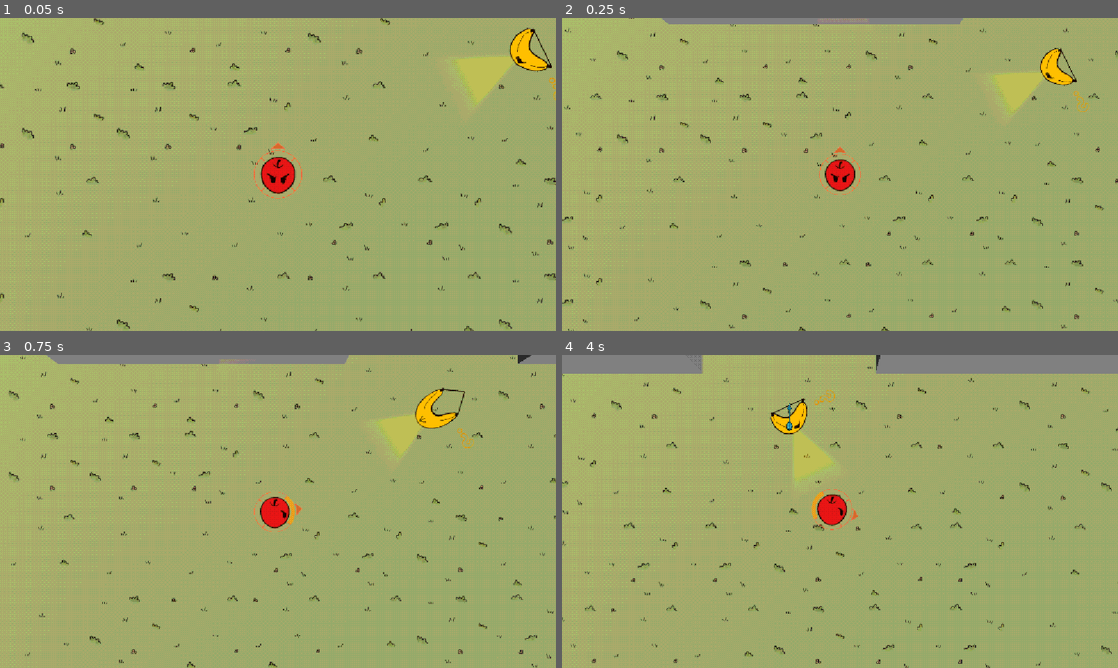
Above: before the commit, frames 1-4 (two rows, left to right).
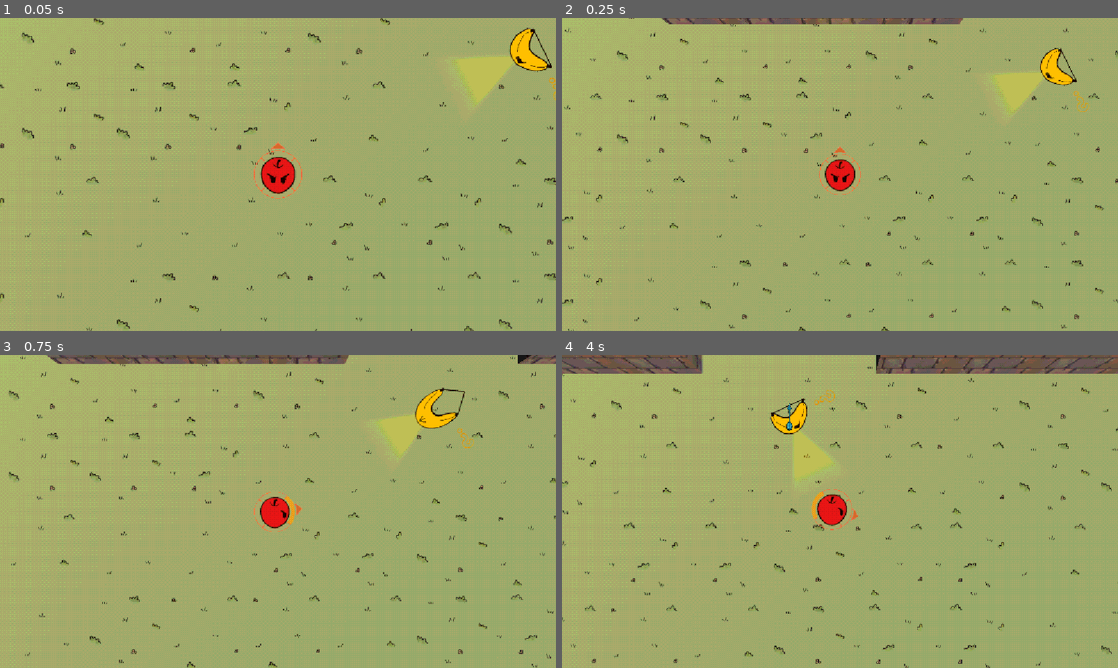
Above: after the commit, the same moments.

Repository: CasualShrub/arrow-head
Game: Godot game, scene res://scenes/levels/level_2.tscn
The game is run twice, just before and just after one commit, with the same random seed, the same clock (stepped at 60 frames per second) and the same inputs. This scene is started directly instead of the project's main scene. Sound files missing from this copy of the repository are replaced by a short silence.
Inputs (mouse positions are in pixels of both pictures, inside the frame that each line leads up to):
- Up to frame 1 (0.05 s): no input
- Up to frame 2 (0.25 s): no input
- Up to frame 3 (0.75 s): tap Enter at 0.5 s; move the mouse to (400, 495) at 0.52 s; hold D (move_right) from 0.53 s (still down); hold Space (fire) from 0.53 s (still down)
- Up to frame 4 (4 s): move the mouse to (728, 527) at 1.27 s; release D (move_right) at 1.28 s; release Space (fire) at 1.28 s; hold S (move_down) 1.28-2.03 s; tap R at 1.35, 2.85 s; move the mouse to (895, 442) at 2.02 s; hold D (move_right) 2.03-2.78 s; hold Space (fire) 2.03-2.78 s; move the mouse to (812, 574) at 2.77 s; hold W (move_up) 2.78-3.53 s; move the mouse to (1006, 558) at 3.52 s; hold A (move_left) from 3.53 s (still down); hold Space (fire) from 3.53 s (still down)

Frame 1 is identical in both runs. In frame 2, 1.1% of the frame differs, in the area x 18-73%, y 0-2%; in frame 3, 1.7%; in frame 4, 4.1%, in the area x 0-100%, y 0-6%.

Commit message:
Add wall texture

Diff:
--- a/scenes/levels/level_2.tscn
+++ b/scenes/levels/level_2.tscn
@@ -6,6 +6,7 @@
 [ext_resource type="PackedScene" uid="uid://5cy7tvfvxnyw" path="res://scenes/enemies/enemy_frost.tscn" id="3_1shg3"]
 [ext_resource type="PackedScene" uid="uid://tmhabgv3ovyb" path="res://scenes/enemies/enemy_archer.tscn" id="5_l37oo"]
 [ext_resource type="Material" uid="uid://6w5rlqbtx4yb" path="res://materials/crate_material.tres" id="6_rock"]
+[ext_resource type="Material" uid="uid://d2kjjnnke50p2" path="res://materials/brickwall_material.tres" id="7_brick"]
 
 [sub_resource type="ShaderMaterial" id="ShaderMaterial_a3kad"]
 render_priority = 0
@@ -68,38 +69,38 @@
 [node name="Rocks" type="Node3D" parent="SubViewportContainer/SubViewport/World/Walls2" index="0" unique_id=229560603]
 
 [node name="CSGBox3D6" type="CSGBox3D" parent="SubViewportContainer/SubViewport/World/Walls2/Rocks" index="0" unique_id=1534136643]
-transform = Transform3D(1, 0, 0, 0, 1, 0, 0, 0, 1, 18.276566, 0.31179678, 12.377123)
+transform = Transform3D(1, 0, 0, 0, 1, 0, 0, 0, 1, 18.276566, 0.34050477, 12.377123)
 use_collision = true
 collision_layer = 4
-size = Vector3(1.062, 1.089, 1.206)
+size = Vector3(1.1, 1.1, 1.1)
 material = ExtResource("6_rock")
 
 [node name="CSGBox3D7" type="CSGBox3D" parent="SubViewportContainer/SubViewport/World/Walls2/Rocks" index="1" unique_id=560444053]
-transform = Transform3D(1, 0, 0, 0, 1, 0, 0, 0, 1, 15.806469, 0.36980027, 14.485315)
+transform = Transform3D(1, 0, 0, 0, 1, 0, 0, 0, 1, 15.806469, 0.34421015, 14.485315)
 use_collision = true
 collision_layer = 4
-size = Vector3(1.062, 1.2, 1.206)
+size = Vector3(1.1, 1.1, 1.1)
 material = ExtResource("6_rock")
 
 [node name="CSGBox3D8" type="CSGBox3D" parent="SubViewportContainer/SubViewport/World/Walls2/Rocks" index="2" unique_id=178257800]
 transform = Transform3D(1, 0, 0, 0, 1, 0, 0, 0, 1, 20.118925, 0.35821986, 13.637535)
 use_collision = true
 collision_layer = 4
-size = Vector3(1.062, 1.2, 1.206)
+size = Vector3(1.1, 1.1, 1.1)
 material = ExtResource("6_rock")
 
 [node name="CSGBox3D9" type="CSGBox3D" parent="SubViewportContainer/SubViewport/World/Walls2/Rocks" index="3" unique_id=421132450]
-transform = Transform3D(1, 0, 0, 0, 1, 0, 0, 0, 1, 16.630892, 0.36229956, 11.11249)
+transform = Transform3D(1, 0, 0, 0, 1, 0, 0, 0, 1, 16.630892, 0.3421504, 11.11249)
 use_collision = true
 collision_layer = 4
-size = Vector3(1.062, 1.2, 1.206)
+size = Vector3(1.1, 1.1, 1.1)
 material = ExtResource("6_rock")
 
 [node name="CSGBox3D10" type="CSGBox3D" parent="SubViewportContainer/SubViewport/World/Walls2/Rocks" index="4" unique_id=588622321]
-transform = Transform3D(1, 0, 0, 0, 1, 0, 0, 0, 1, 20.165392, 0.3564613, 10.213108)
+transform = Transform3D(1, 0, 0, 0, 1, 0, 0, 0, 1, 20.165392, 0.34129453, 10.213108)
 use_collision = true
 collision_layer = 4
-size = Vector3(1.062, 1.2, 1.206)
+size = Vector3(1.1, 1.1, 1.1)
 material = ExtResource("6_rock")
 
 [node name="fences" type="CSGBox3D" parent="SubViewportContainer/SubViewport/World/Walls2" index="1" unique_id=544497723]
@@ -107,15 +108,18 @@
 use_collision = true
 collision_layer = 4
 size = Vector3(7.315172, 2.4925537, 0.9210205)
+material = ExtResource("7_brick")
 
 [node name="fences3" type="CSGBox3D" parent="SubViewportContainer/SubViewport/World/Walls2" index="2" unique_id=783201161]
 transform = Transform3D(1, 0, 0, 0, 1, 0, 0, 0, 1, 23.621178, 0.27922904, 14.273502)
 use_collision = true
 collision_layer = 4
 size = Vector3(1.1998258, 2.4925537, 8.064484)
+material = ExtResource("7_brick")
 
 [node name="fences2" type="CSGBox3D" parent="SubViewportContainer/SubViewport/World/Walls2" index="3" unique_id=1193009974]
 transform = Transform3D(1, 0, 0, 0, 1, 0, 0, 0, 1, 29.302803, 0.27922904, 20.810108)
 use_collision = true
 collision_layer = 4
 size = Vector3(7.315172, 2.4925537, 0.9210205)
+material = ExtResource("7_brick")
